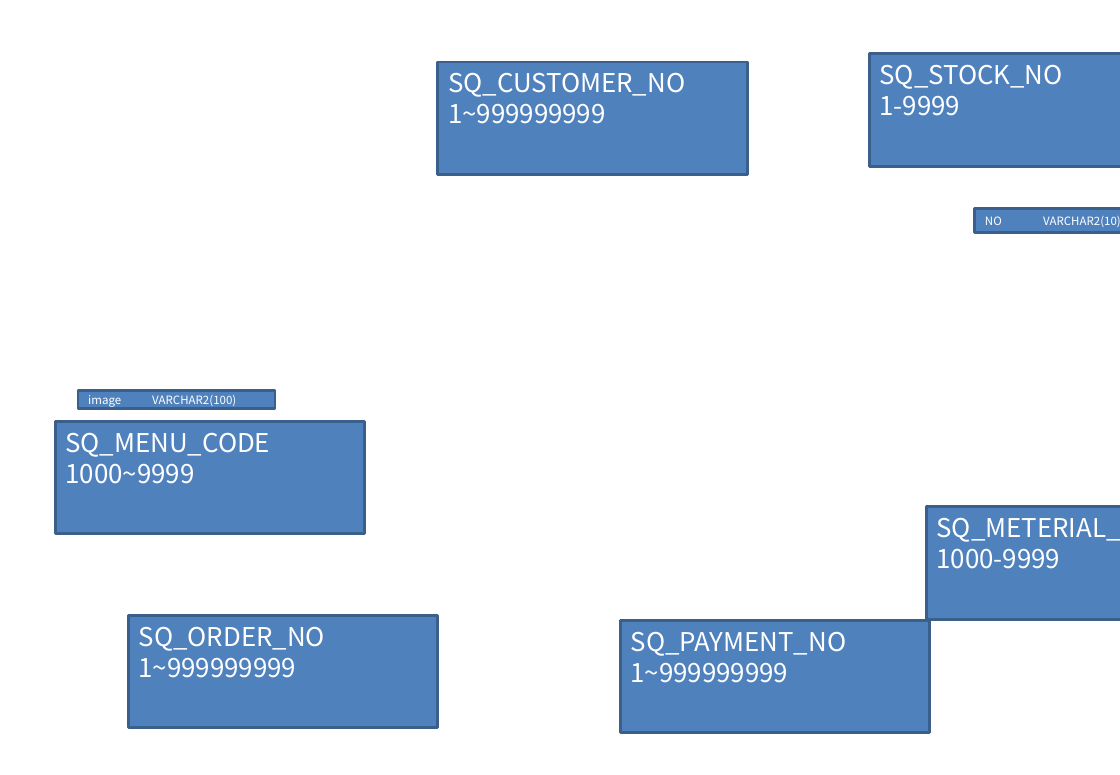
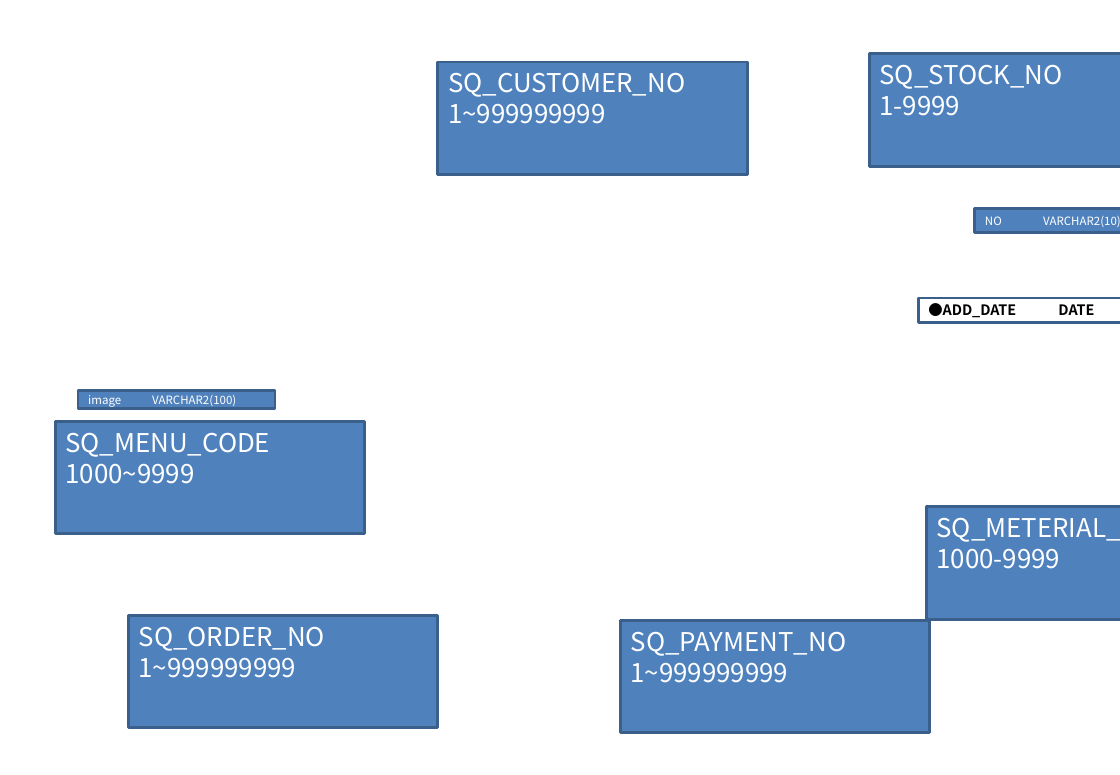
Before and after one commit to Inhog/sushi, a slide deck: slide 1 of DB_overview_박준홍.pptx. Drawn at 1120x775 pixels with LibreOffice and Linux fonts; fonts in the diff are those of the drawing; background and template pictures are left out. Boxes give left, top, right and bottom in pixels: in the first picture for what was removed or moved away, otherwise in the second. Text is boxed around its words. In the diff, an @@ line names an element or a change of style, - is before the commit and + after.

```diff
--- a/DB_overview_박준홍.pptx
+++ b/DB_overview_박준홍.pptx
@@ rectangle added at box(918, 298, 1120, 323), fill #FFFFFF, outline #3A5F8C 2 pt, 10 pt, text #000000, bold @@
+●ADD_DATE DATE
```
